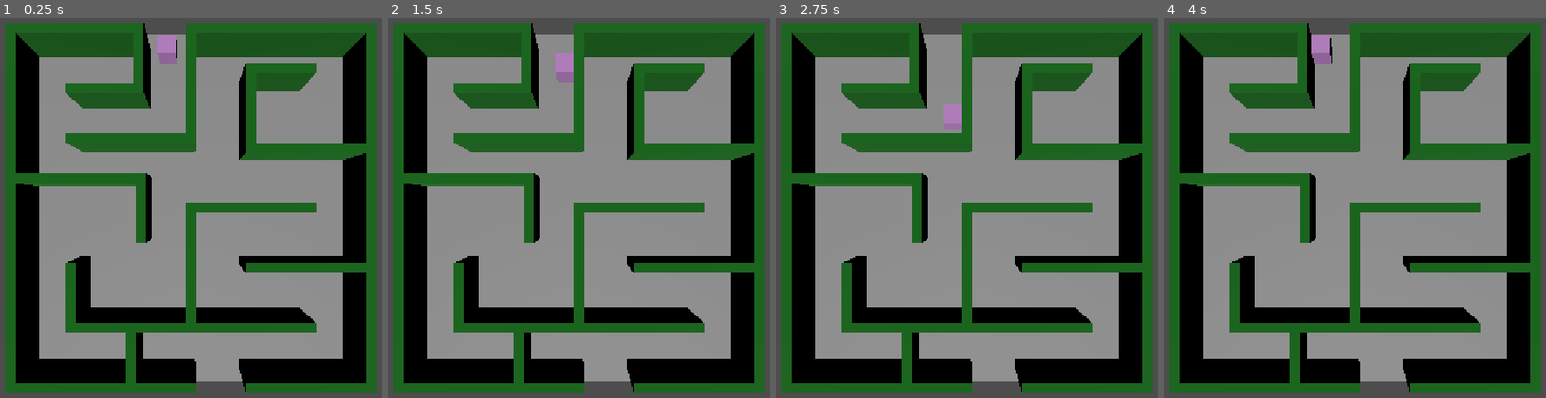
Above: before the commit, frames 1-4 (left to right).
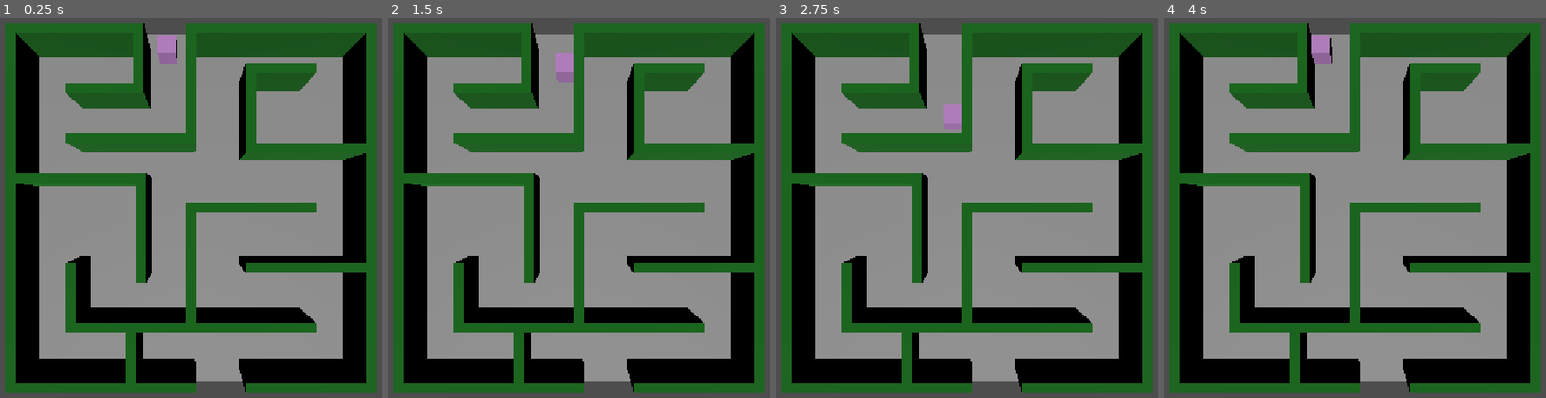
Above: after the commit, the same moments.

Repository: danijmoss/LightMaze
Game: Godot game, scene res://Scenes/main.tscn
Two runs of this game, one before a commit and one after it. Both use one fixed random seed, a clock stepped at 60 frames per second and the inputs below.
Inputs:
- Up to frame 1 (0.25 s): no input
- Up to frame 2 (1.5 s): tap Enter at 0.5 s; hold Right (ui_right) 0.53-1.28 s; tap Space at 1.25 s; hold Down (ui_down) from 1.28 s (still down)
- Up to frame 3 (2.75 s): release Down (ui_down) at 2.03 s; hold Right (ui_right) from 2.03 s (still down)
- Up to frame 4 (4 s): tap Enter at 2.75 s; release Right (ui_right) at 2.78 s; hold Up (ui_up) 2.78-3.53 s; hold Left (ui_left) from 3.53 s (still down)

The runs differ from the first frame. In frame 1, 0.4% of the frame differs, in the area x 35-40%, y 58-70%; in frame 2, 0.4%; in frame 3, 0.4%; in frame 4, 0.4%.

Commit message:
Test Maze Created

Diff:
--- a/Scenes/main.tscn
+++ b/Scenes/main.tscn
@@ -132,6 +132,9 @@
 [node name="Middle_Left03" parent="Maze/InnerWalls/Left_Middle" unique_id=1245414073 instance=ExtResource("3_8gbba")]
 transform = Transform3D(-4.371139e-08, 0, 1, 0, 1, 0, -1, 0, -4.371139e-08, -2.5, 0.25, 0)
 
+[node name="Middle_Left04" parent="Maze/InnerWalls/Left_Middle" unique_id=987657857 instance=ExtResource("3_8gbba")]
+transform = Transform3D(-4.371139e-08, 0, 1, 0, 1, 0, -1, 0, -4.371139e-08, -2.5, 0.25, 2)
+
 [node name="Left_Bottom" type="Node3D" parent="Maze/InnerWalls" unique_id=149016216]
 
 [node name="Left_Bottom01" parent="Maze/InnerWalls/Left_Bottom" unique_id=636927219 instance=ExtResource("3_8gbba")]
